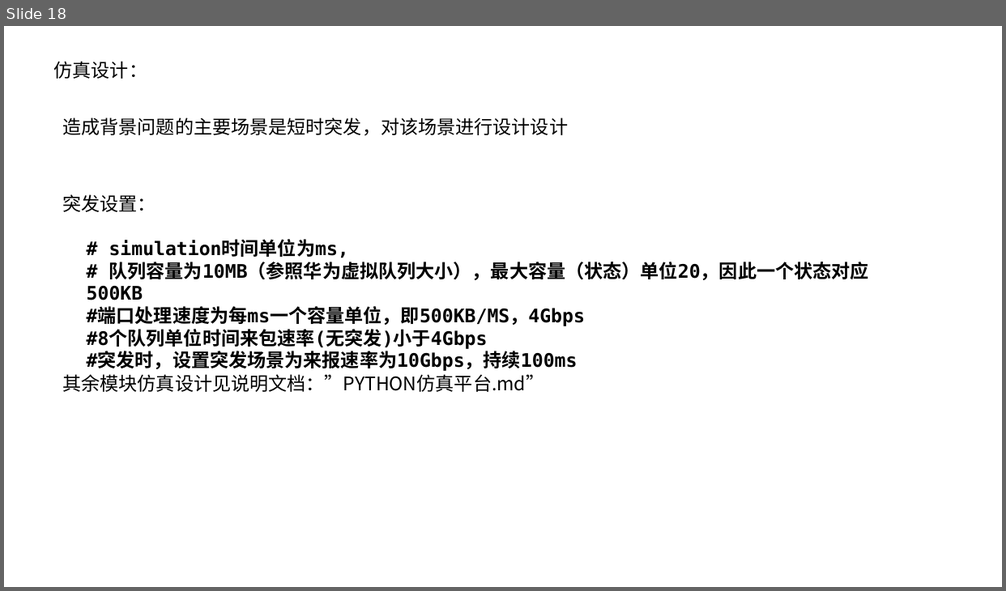
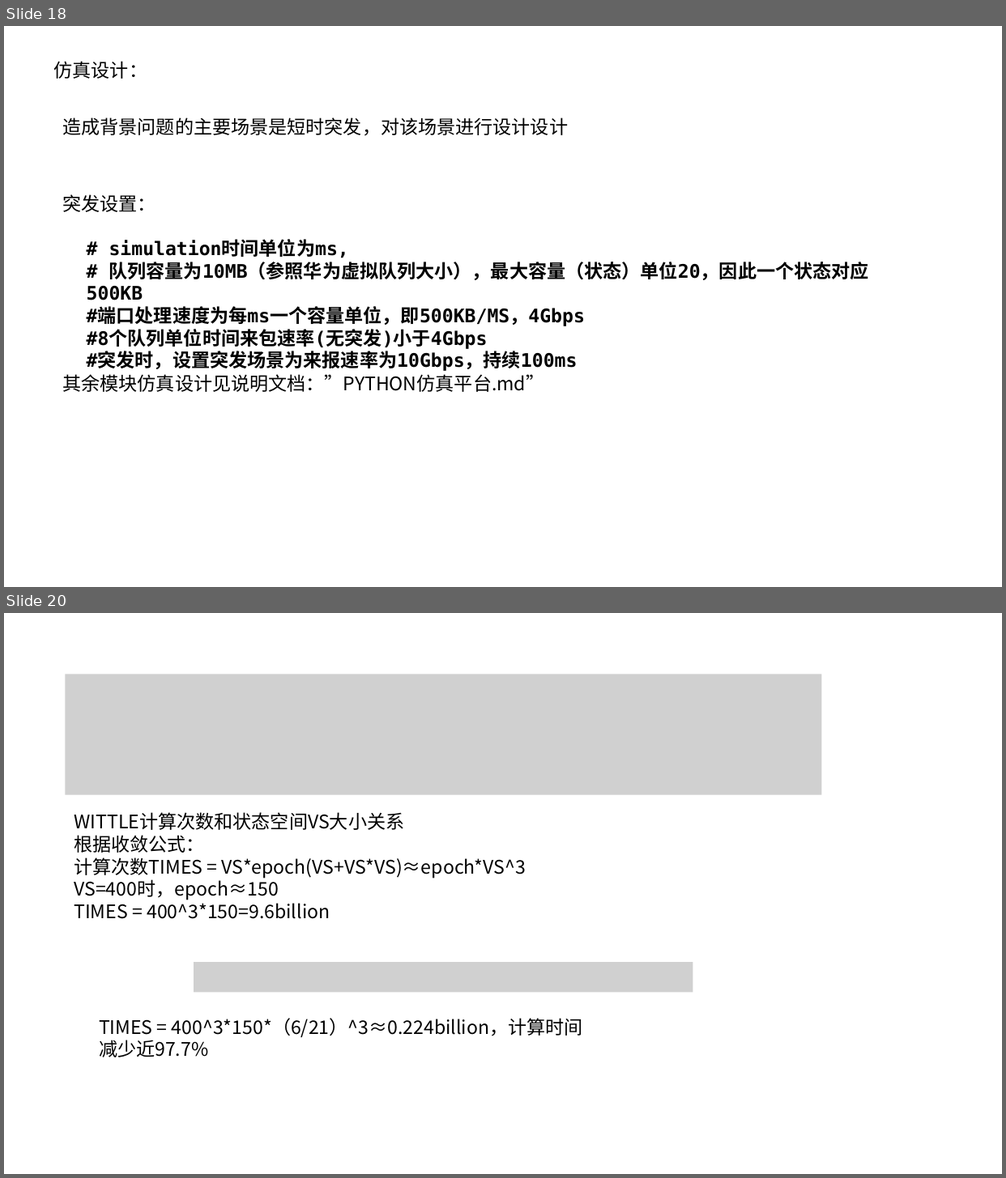
Before and after one commit to JinPeng-Zhang/RMAB, a slide deck: PPT/算法整理.pptx. Shown one above the other, each under a label of ours: slide 18 before the commit, slides 18 and 20 after it; the slides between them are not shown. The pictures are 1006x591 and 1006x1178 pixels, drawn with LibreOffice and Linux fonts; fonts in the diff are those of the drawing; grey boxes stand for pictures. Boxes give left, top, right and bottom in pixels: in the first picture for what was removed or moved away, otherwise in the second. Text is boxed around its words. In the diff, an @@ line names an element or a change of style, - is before the commit and + after.

```diff
--- a/PPT/算法整理.pptx
+++ b/PPT/算法整理.pptx
@@ slide 20 added at bbox=[4, 613, 1002, 1174], background #FFFFFF @@
@@ picture added at bbox=[66, 675, 822, 796] @@
@@ text added at bbox=[74, 812, 526, 919], 18 pt, text #000000 @@
+WITTLE计算次数和状态空间VS大小关系
+根据收敛公式：
+计算次数TIMES = VS*epoch(VS+VS*VS)≈epoch*VS^3
+VS=400时，epoch≈150
+TIMES = 400^3*150=9.6billion
@@ picture added at bbox=[194, 963, 693, 993] @@
@@ text added at bbox=[99, 1018, 583, 1058], 18 pt, text #000000 @@
+TIMES = 400^3*150*（6/21）^3≈0.224billion，计算时间减少近97.7%
```
Also in this commit, not shown: 1 other slide added, 9 other files.
